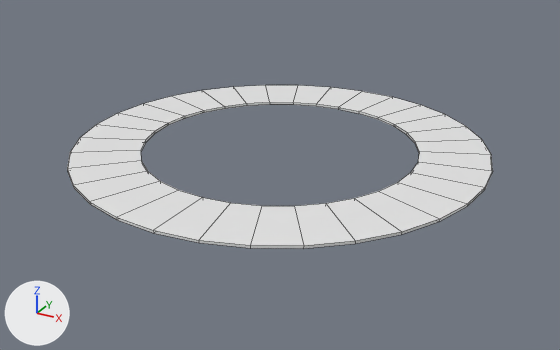
One commit to the Blender file blend/BalconyPlatform.blend: the scene before it, then after it.
Before and after are seen from a 50 mm camera at (13.67, -24.86, 11.18) aimed at (0.21, -0.39, -1.05). The axes (+X, +Y, +Z) are drawn at lower left. The lights are the same throughout. Mesh edges are drawn as thin lines.
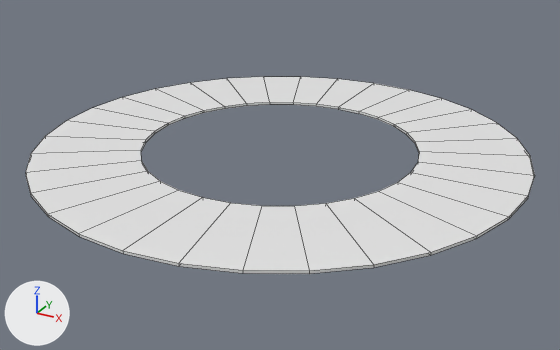
Commit message: Fixed balcony platform again

Edits to the bpy script that builds the scene:
```text
Change me_circle_003:
    used by ob_circle; location = (0.0, 0.0, 0.0)
    remove me_circle_003.from_pydata(...)  # 64 vertices, 32 faces; spans x -8.1..8.1, y -8.1..8.1, z 0.0
    add me_circle_003.from_pydata(...)  # 64 vertices, 32 faces; spans x -9.6..9.6, y -9.6..9.6, z 0.0
    me_circle_003 part 1: 9 of the vertices in x 0.0..8.1, y 0.0..8.1, z 0.0 are scaled about their middle by (1.18, 1.18, 1)
    me_circle_003 part 2: 8 of the vertices in x -8.1..-1.6, y -7.9..0.0, z 0.0 are scaled about their middle by (1.18, 1.18, 1)
    me_circle_003 part 3: 8 of the vertices in x 0.0..7.9, y -8.1..-1.6, z 0.0 are scaled about their middle by (1.18, 1.18, 1)
    me_circle_003 part 4: 7 of the vertices in x -7.9..-1.6, y 1.6..7.9, z 0.0 are scaled about their middle by (1.18, 1.18, 1)
```

Where the change shows, as pixel boxes [x1, y1, x2, y2] in the pictures (560 x 350 px; the box of a moved part takes in the faces that stretch with it):
'Circle', reshaped (20% wider, 20% taller): before [67, 85, 493, 249]; after [25, 77, 535, 274]
part 1 of me_circle_003, moved or reshaped: before [338, 91, 493, 189]; after [338, 83, 535, 196]
part 2 of me_circle_003, moved or reshaped: before [67, 113, 178, 220]; after [25, 108, 178, 236]
part 3 of me_circle_003, moved or reshaped: before [117, 172, 485, 249]; after [79, 172, 528, 274]
part 4 of me_circle_003, moved or reshaped: before [120, 85, 361, 125]; after [94, 77, 373, 125]
